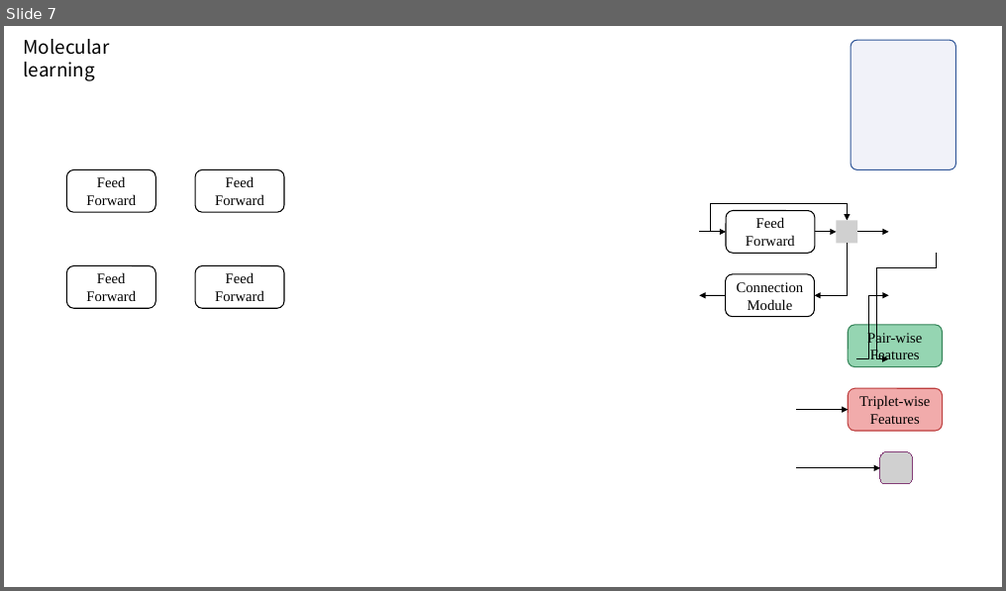
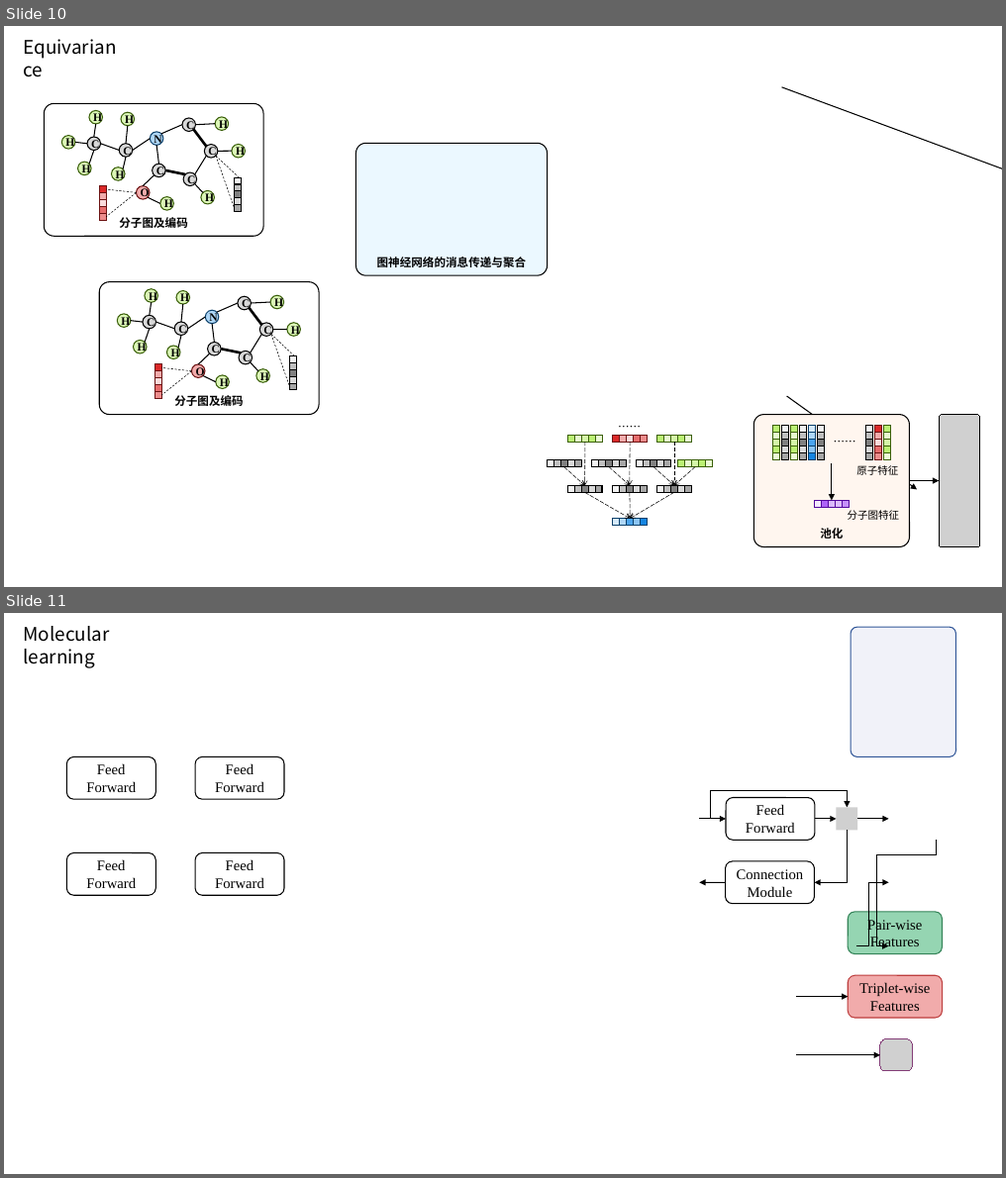
Before and after one commit to LEOXC1571/graduation_project, a slide deck: paper/src_new/figures/figures.pptx. Shown one above the other, each under a label of ours: slide 7 before the commit, slides 10 and 11 after it. The pictures are 1006x591 and 1006x1178 pixels, drawn with LibreOffice and Linux fonts; fonts in the diff are those of the drawing; grey boxes stand for pictures. Boxes give left, top, right and bottom in pixels: in the first picture for what was removed or moved away, otherwise in the second. Text is boxed around its words. In the diff, an @@ line names an element or a change of style, - is before the commit and + after.

```diff
--- a/paper/src_new/figures/figures.pptx
+++ b/paper/src_new/figures/figures.pptx
@@ slide 10 added at box(4, 26, 1002, 587), background #FFFFFF @@
@@ text added at box(16, 32, 133, 62), 18 pt, text #000000 @@
+Equivariance
@@ arrow added from (782, 87) to (1002, 186), #000000 1 pt @@
@@ rounded rectangle added at box(355, 143, 547, 275), fill #EBF8FF, outline #000000 1 pt, 11 pt, text #000000, bold @@
+图神经网络的消息传递与聚合
@@ group added at box(44, 104, 263, 236): 21 lines, 17 ellipses, 10 rectangles, 1 rounded rectangle @@
+分子图及编码
+C
+H
+N
+O
+H
+H
+H
+H
+H
+C
+C
+C
+C
+C
+H
+H
+H
@@ group added at box(99, 282, 319, 414): 21 lines, 17 ellipses, 10 rectangles, 1 rounded rectangle @@
+分子图及编码
+C
+H
+N
+O
+H
+H
+H
+H
+H
+C
+C
+C
+C
+C
+H
+H
+H
@@ arrow added from (787, 396) to (918, 490), #000000 1 pt @@
@@ text added at box(611, 417, 648, 439), 11 pt, text #000000 @@
+……
@@ picture added at box(939, 414, 980, 547) @@
@@ group added at box(548, 436, 712, 525): 55 rectangles, 10 arrows @@
@@ arrow added from (910, 481) to (939, 481), #000000 1 pt @@
@@ group added at box(754, 414, 910, 547): 50 rectangles, 3 texts, 1 rounded rectangle, 1 arrow @@
+池化
+……
+原子特征
+分子图特征
@@ what was slide 7 is now slide 11 @@
```
Also in this commit, not shown: 3 slides changed, 5 other slides added, 1 slide removed, 13 other files.
